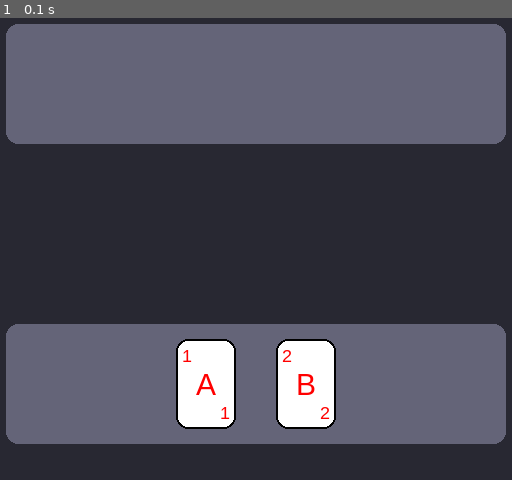
Above: before the commit, frame 1.
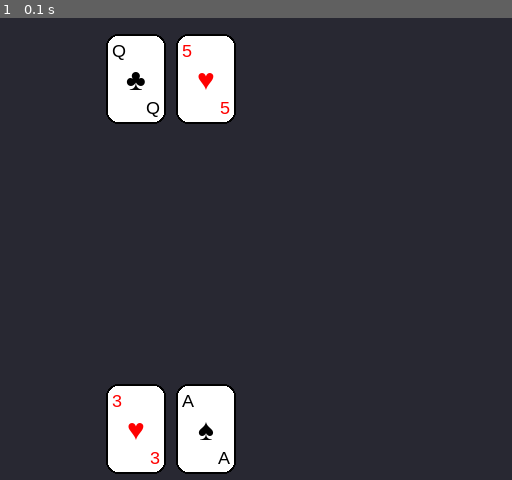
Above: after the commit, the same moment.

Repository: jeomarisaez/pygame-blackjack
Game: pygame game, started from main.py
The game is run twice, just before and just after one commit, with the same random seed, the same clock (stepped at 60 frames per second) and the same inputs.
Inputs:
- Up to frame 1 (0.1 s): no input

The runs differ from the first frame. In frame 1, 51% of the frame differs, in the area x 1-99%, y 1-99%.

Commit message:
feat: integrated ui to game initialization

Diff:
--- a/core/game.py
+++ b/core/game.py
@@ -15,8 +15,8 @@
 
         self.set_up_game()
 
-        while not self.game_over:
-            self.play_turn()
+        # while not self.game_over:
+        #     self.play_turn()
 
     def set_up_game(self):
         self.distribute_starting_cards()
--- a/core/game_manager.py
+++ b/core/game_manager.py
@@ -1,6 +1,7 @@
 from .game import Game
 from ui.ui import GameUI
 import pygame
+import sys
 
 class GameManager:
     BACKGROUND = (40, 40, 50)
@@ -14,12 +15,11 @@
         self.clock = pygame.time.Clock()
         self.running = True
 
-        self.ui = GameUI(self.screen)
+        self.game = Game()
+        self.game_ui = GameUI(self.screen)
+
         self.run()
 
-        # self.game = Game()
-        # self.user_interface = GameUI(self.game)
-        # self.user_interface.run()
 
     def run(self):
         surface = self.screen
@@ -31,14 +31,14 @@
 
             self.screen.fill(self.BACKGROUND)
 
-            self.ui.draw_hand_slot(self.ui.screen_center_y * 1.5)
-            self.ui.draw_hand_slot(self.ui.screen_center_y * 0.5)
-            self.ui.draw_card("A", 1, (self.ui.screen_center_x - self.ui.card_x_offset) - 50, self.ui.screen_center_y * 1.5 - self.ui.card_y_offset)
-            self.ui.draw_card("B", 2, (self.ui.screen_center_x - self.ui.card_x_offset) + 50, self.ui.screen_center_y * 1.5 - self.ui.card_y_offset)
-            # updates screen so that all blipped elements show
+            self.game_ui.draw(self.game)
+
+            # self.game_ui.draw_hand_slot(self.game_ui.screen_center_y * 1.5)
+            # self.game_ui.draw_hand_slot(self.game_ui.screen_center_y * 0.5)
+            # self.game_ui.draw_card("A", 1, (self.game_ui.screen_center_x - self.game_ui.card_x_offset) - 50, self.game_ui.screen_center_y * 1.5 - self.game_ui.card_y_offset)
+            # self.game_ui.draw_card("B", 2, (self.game_ui.screen_center_x - self.game_ui.card_x_offset) + 50, self.game_ui.screen_center_y * 1.5 - self.game_ui.card_y_offset)
+            # # updates screen so that all blipped elements show
             pygame.display.flip()
+
         pygame.quit()
         # sys.exit()
-
-    def start_game(self):
-        game = Game()
--- a/ui/ui.py
+++ b/ui/ui.py
@@ -2,6 +2,7 @@
 import sys
 class GameUI:
     # colors
+    BACKGROUND = (40, 40, 50)
     SLOT_COLOR = (100, 100, 120)
     WHITE = (255,255,255)
     BLACK = (0,0,0)
@@ -27,25 +28,42 @@
         self.card_font = pygame.font.SysFont("Arial", 30)
         self.corner_font = pygame.font.SysFont("Arial", 18)
 
-    def run(self):
-        surface = self.screen
-
-        while self.running:
-            for event in pygame.event.get():
-                if event.type == pygame.QUIT:
-                    self.running = False
+    def draw(self, game):
+        self.draw_player_hand(game.player.hand.cards)
+        self.draw_dealer_hand(game.dealer.hand.cards)
 
 
-            self.screen.fill(self.BACKGROUND)
-            # creates cards
-            self.draw_hand_slot(self.screen_center_y * 1.5)
-            self.draw_hand_slot(self.screen_center_y * 0.5)
-            self.draw_card("A", 1, (self.screen.center_x - self.card_x_offset) - 50, self.screen_center_y * 1.5 - self.card_y_offset)
-            self.draw_card("B", 2, (self.screen.center_x - self.card_x_offset) + 50, self.screen_center_y * 1.5 - self.card_y_offset)
-            # updates screen so that all blipped elements show
-            pygame.display.flip()
-        pygame.quit()
-        # sys.exit()
+    def draw_player_hand(self, cards):
+
+        x = 250
+        y = 450
+
+        for card in cards:
+
+            self.draw_card(
+                card.suit,
+                card.rank,
+                x,
+                y
+            )
+
+            x += 70
+
+    def draw_dealer_hand(self, cards):
+        x = 250
+        y = 100
+
+        for card in cards:
+
+            self.draw_card(
+                card.suit,
+                card.rank,
+                x,
+                y
+            )
+
+            x += 70
+
 
     def draw_hand_slot(self, y, width=500, height=120):
         slot_x_offset = width / 2
@@ -57,7 +75,7 @@
         # draw the bg filled card slots
         pygame.draw.rect(surface, self.SLOT_COLOR, rect, border_radius=12)
 
-    def draw_card(self, letter, number, x, y, width=60, height=90):
+    def draw_card(self, suit, rank, x, y, width=60, height=90):
         surface = self.screen
 
         rect = pygame.Rect(x, y, width, height)
@@ -68,26 +86,31 @@
 
         # makes a font that's scaled to card height for the suit
         font = pygame.font.SysFont("Arial", height // 3)
-        # render letter as surface
-        letter_surf = self.card_font.render(letter, True, self.RED)
+        # render suit as surface
+        if suit in [suit.HEARTS, suit.DIAMONDS]:
+            suit_surf = self.card_font.render(suit.value, True, self.RED)
+        else:
+            suit_surf = self.card_font.render(suit.value, True, self.BLACK)
         # position it centered
-        letter_rect = letter_surf.get_rect(centerx=rect.centerx, centery=rect.centery)
-        # stamp the letter onto screen
-        surface.blit(letter_surf, letter_rect)
+        suit_rect = suit_surf.get_rect(centerx=rect.centerx, centery=rect.centery)
+        # stamp the suit onto screen
+        surface.blit(suit_surf, suit_rect)
 
         # makes a font that's scaled to card height for the rank
         small_font = pygame.font.SysFont("Arial", height // 5)
-        # render number as surface
-        num_surf = self.corner_font.render(str(number), True, self.RED)
+        # render rank as surface
+        if suit in [suit.HEARTS, suit.DIAMONDS]:
+            rank_surf = self.corner_font.render(rank.value, True, self.RED)
+        else:
+            rank_surf = self.corner_font.render(rank.value, True, self.BLACK)
         # position it on the bottom right
-        num_rect_top_left = num_surf.get_rect(left=rect.left + 6, top=rect.top + 6)
+        rank_rect_top_left = rank_surf.get_rect(left=rect.left + 6, top=rect.top + 6)
         # position it on the top left
-        num_rect_bottom_right = num_surf.get_rect(right=rect.right - 6, bottom=rect.bottom - 6)
+        rank_rect_bottom_right = rank_surf.get_rect(right=rect.right - 6, bottom=rect.bottom - 6)
 
-        # stamp number onto screen
-        surface.blit(num_surf, num_rect_bottom_right)
-        surface.blit(num_surf, num_rect_top_left)
-
+        # stamp rank onto screen
+        surface.blit(rank_surf, rank_rect_bottom_right)
+        surface.blit(rank_surf, rank_rect_top_left)
 
     def draw_button():
         pass
